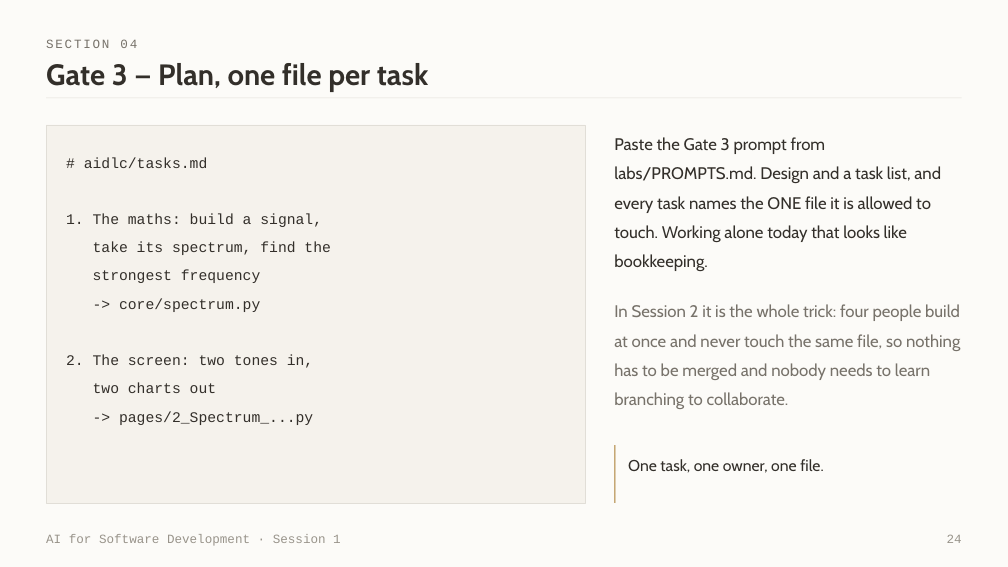
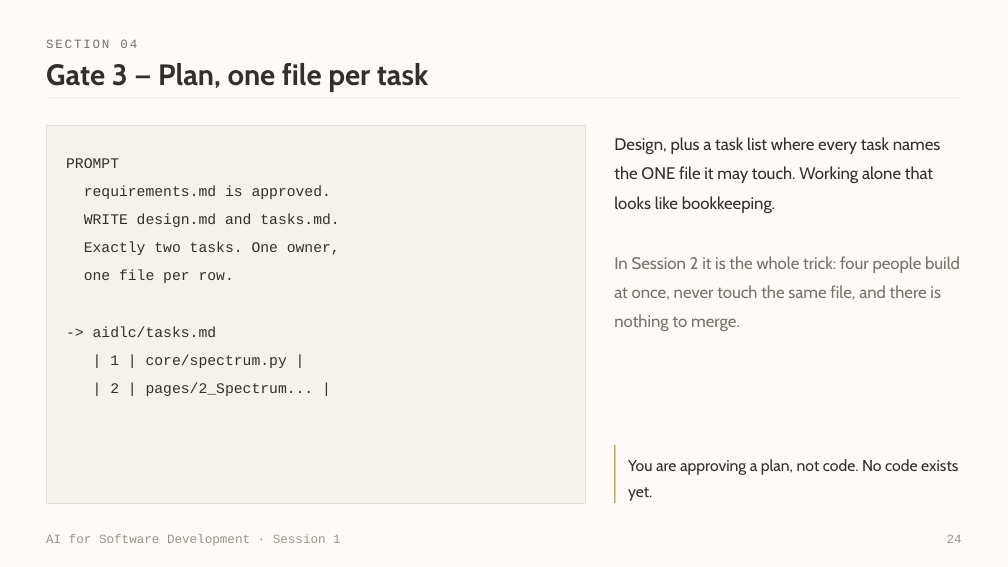
Before and after one commit to witchapong/ai-for-software-dev, a slide deck: slide 24 of slides/Session 1 - Meet Your Agent.pptx. Drawn at 1008x567 pixels with LibreOffice and Linux fonts; fonts in the diff are those of the drawing. Boxes give left, top, right and bottom in pixels: in the first picture for what was removed or moved away, otherwise in the second. Text is boxed around its words. In the diff, an @@ line names an element or a change of style, - is before the commit and + after.

Commit message:
Split the Four Gates: deck teaches the shape, handout carries the steps
#55. The two halves had bled into each other. The lecture's gate slides showed
only the OUTPUT .md and then carried do-this-now instructions in their prose
("Paste the Gate 3 prompt from labs/PROMPTS.md") - which is lab material sitting
in a lecture. Meanwhile Round 2 in the handout, where those instructions belong,
had no scannable per-gate procedure at all: just prose a student has to mine
mid-lab with the clock running.

DECK, slides 22-25 - each gate is now one illustration, prompt above artifact:

    PROMPT
      Read tests/test_spectrum.py.
      WRITE aidlc/requirements.md: a numbered table, each row
      carrying a check that can be run.

    -> aidlc/requirements.md
       | 2 | a tone entered at amplitude 1.0 reads back as 1.0 |

so the room sees what goes in and what comes out of a gate, in one glance.
Gate 1 shows the four questions with no prompt above them, because that is the
point of Gate 1. Gate 4 shows a pytest line where the others show a document,
because it is the gate with no document. The prose is conceptual again; the
pointer to labs/PROMPTS.md stays once, on slide 21, where it is a fact about
the course rather than an instruction.

HANDOUT, Round 2 - every gate opens with the same four-row card:

    | Paste  | the Gate 2 prompt from labs/PROMPTS.md, into a new Cline task |
    | You get| aidlc/requirements.md - a numbered table |
    | Check  | every acceptance criterion could actually fail. Vague ones
               like "appears at 0 Hz" pass broken code - fix them yourself |
    | Then   | reply approved in that same task |

Gate 4 gets two cards, one per task. The existing prose stays underneath for
anyone who wants the reasoning; the card is what you read when you are behind.

Caught by rendering: my slide rewrite reset page: p(0) on all four and I had
not re-run the renumbering pass, so they printed 00 in the corner. Fixed and
re-rendered.

38 slides, validates. Template 56 passed.

```diff
--- a/slides/Session 1 - Meet Your Agent.pptx
+++ b/slides/Session 1 - Meet Your Agent.pptx
@@ text at [614,137,941,213]: text changed @@
-Paste the Gate 3 prompt from labs/PROMPTS.md. Design and a task list, and every task names the ONE file it is allowed to touch. Working alone today that looks like bookkeeping.
+Design, plus a task list where every task names the ONE file it may touch. Working alone that looks like bookkeeping.
@@ text at [66,158,340,396]: text changed @@
-# aidlc/tasks.md
-1. The maths: build a signal,
-take its spectrum, find the
-strongest frequency
--> core/spectrum.py
-2. The screen: two tones in,
-two charts out
--> pages/2_Spectrum_...py
+PROMPT
+requirements.md is approved.
+WRITE design.md and tasks.md.
+Exactly two tasks. One owner,
+one file per row.
+-> aidlc/tasks.md
+| 1 | core/spectrum.py |
+| 2 | pages/2_Spectrum... |
@@ text at [614,256,960,331]: text changed @@
-In Session 2 it is the whole trick: four people build at once and never touch the same file, so nothing has to be merged and nobody needs to learn branching to collaborate.
+In Session 2 it is the whole trick: four people build at once, never touch the same file, and there is nothing to merge.
@@ text at [628,459,958,501]: text changed @@
-One task, one owner, one file.
+You are approving a plan, not code. No code exists yet.
```
Also in this commit, not shown: 3 other slides changed, 2 other files.
